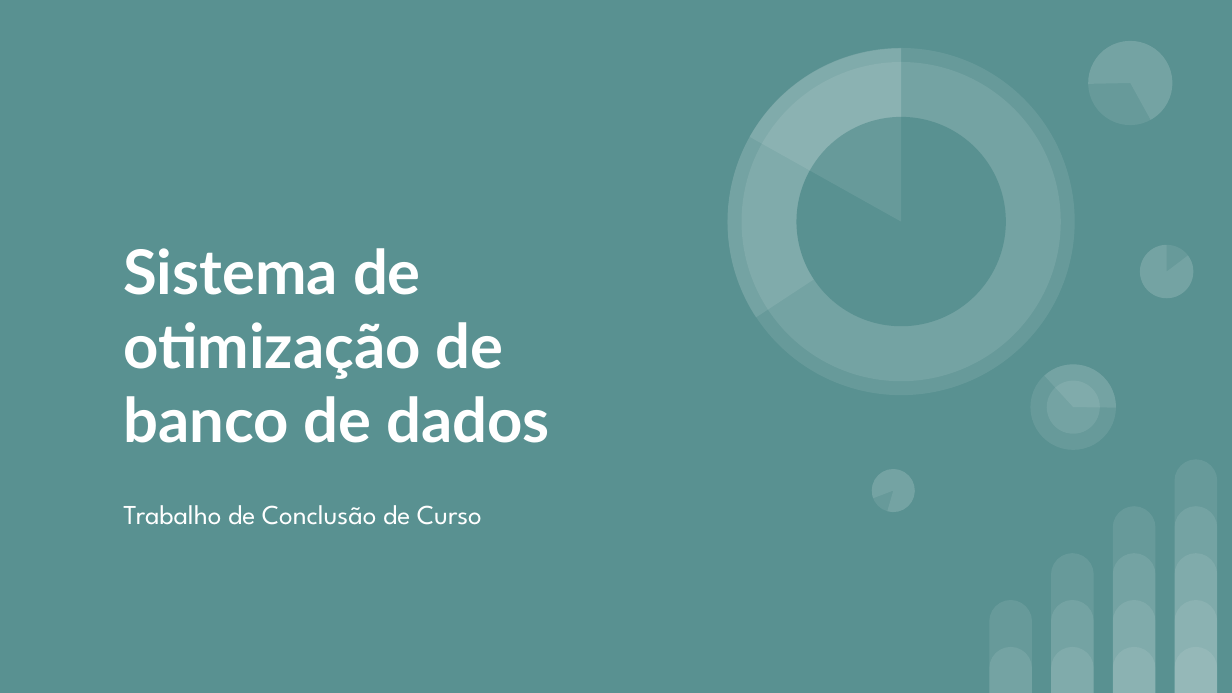
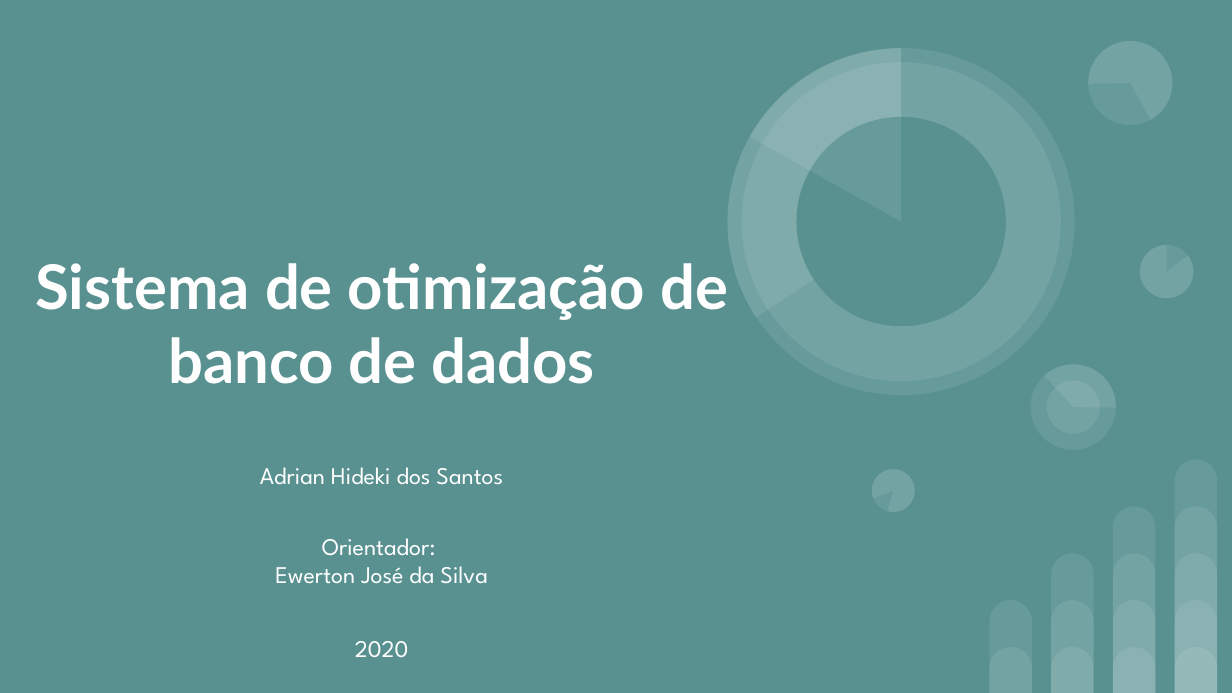
Before and after one commit to adrianhideki/sindex, a slide deck: slide 1 of docs/Apresentação TCC.pptx. Drawn at 1232x693 pixels with LibreOffice and Linux fonts; fonts in the diff are those of the drawing. Boxes give left, top, right and bottom in pixels: in the first picture for what was removed or moved away, otherwise in the second. Text is boxed around its words. In the diff, an @@ line names an element or a change of style, - is before the commit and + after.

```diff
--- a/docs/Apresentação TCC.pptx
+++ b/docs/Apresentação TCC.pptx
@@ title "Sistema de otimização de banco ...": place and size @@
-title "Sistema de otimização de banco ..." at <box>123,248,550,443</box>
+title "Sistema de otimização de banco ..." at <box>35,263,728,384</box>
@@ title "Sistema de otimização de banco ..." at <box>35,263,728,384</box>: alignment left to centre @@
@@ subtitle at <box>260,467,503,485</box>: text changed; size 16 to 14 pt @@
-Trabalho de Conclusão de Curso
+Adrian Hideki dos Santos
@@ text added at <box>275,538,487,584</box>, 14 pt, text #FFFFFF @@
+Orientador:
+Ewerton José da Silva
@@ text added at <box>355,641,409,657</box>, 14 pt, text #FFFFFF @@
+2020
```
Also in this commit, not shown: 4 other slides changed, 8 slides added, 1 other file.
